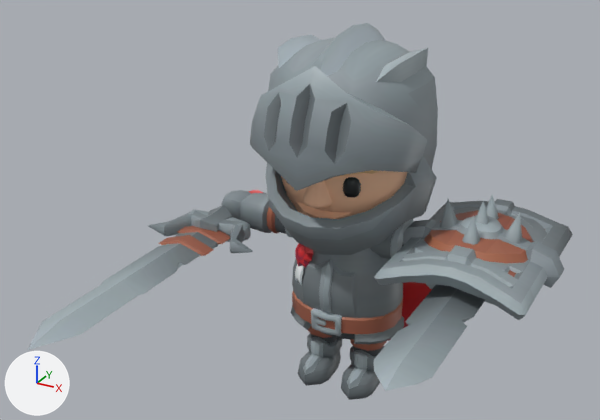
An edit to the glTF model assets/world3d/knight.glb, drawn before and after from the same camera.
Camera for both pictures: a 50 mm lens placed at (2.12, -4.53, 3.45), pointed at (-0.02, -0.63, 1.5). Lighting does not change. The marker at lower left points along +X, +Y and +Z. The first picture is the older version. Where no turn or scale is listed for an object, it has been applied to the vertices. Vertices at exactly the same position are counted once.

Before the edit, the objects in view are built like this:
```python
ob_1h_sword = bpy.data.objects.new('1H_Sword', me_cube_003)
ob_1h_sword.location = (-0.883, -0.555, 1.049)
ob_1h_sword.rotation_euler = (1.571, 0.0, 0.0)  # degrees (90, 0, 0)
ob_1h_sword.scale = (0.888, 0.888, 0.888)
ob_1h_sword_offhand = bpy.data.objects.new('1H_Sword_Offhand', me_cube_003)
ob_1h_sword_offhand.location = (0.883, -0.539, 1.049)
ob_1h_sword_offhand.rotation_euler = (-1.571, 0.0, 3.142)  # degrees (-90, 0, 180)
ob_1h_sword_offhand.scale = (0.888, 0.888, 0.888)
ob_2h_sword = bpy.data.objects.new('2H_Sword', me_cube_12993)
ob_2h_sword.location = (-0.883, -0.815, 1.049)
ob_badge_shield = bpy.data.objects.new('Badge_Shield', me_cylinder_280)
ob_badge_shield.location = (0.883, 0.012, 1.183)
ob_knight_head = bpy.data.objects.new('Knight_Head', me_prototypepete_head_001)
ob_knight_head.location = (0.0, 0.0, 0.0)
ob_knight_helmet = bpy.data.objects.new('Knight_Helmet', me_cube_124)
ob_knight_helmet.location = (0.0, -0.085, 1.789)
ob_knight_helmet.scale = (0.678, 0.678, 0.678)
ob_rectangle_shield = bpy.data.objects.new('Rectangle_Shield', me_cylinder_005)
ob_rectangle_shield.location = (0.883, -0.017, 1.211)
ob_round_shield = bpy.data.objects.new('Round_Shield', me_cylinder_010)
ob_round_shield.location = (0.883, -0.017, 1.226)
ob_spike_shield = bpy.data.objects.new('Spike_Shield', me_cylinder_022)
ob_spike_shield.location = (0.883, 0.02, 1.29)
# also in view: 'Knight_ArmLeft' at (0.51, 0.01, 1.12); 'Knight_Cape' at (0.0, 0.21, 0.67); 'Knight_Body' at (0.0, 0.01, 0.83); 'Knight_LegRight' at (-0.17, -0.08, 0.26); 'Knight_LegLeft' at (0.17, -0.08, 0.26)
```
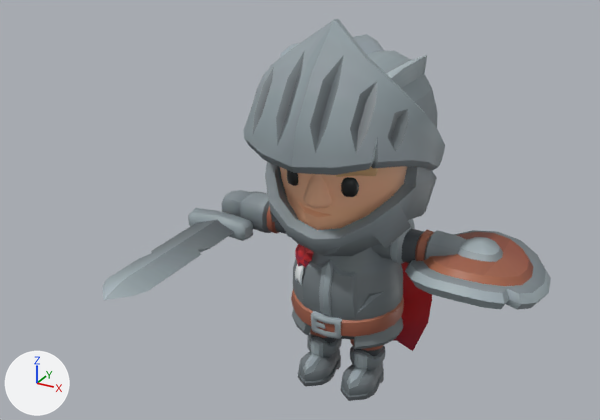
Where the newer file only moved an object's origin or applied its transform, the numbers keep the older frame.

Boxes (x1, y1, x2, y2) around the edits, measured in the pictures (600 x 420 px):
```json
{"object": "Knight_Helmet", "change": "reshaped, moved, rescaled", "before": [250, 23, 438, 255], "after": [265, 34, 438, 256], "on screen": "8% narrower"}
{"object": "Knight_HelmetVisor", "change": "added", "after": [243, 19, 445, 175]}
{"object": "Round_Shield", "change": "moved", "before": [415, 210, 543, 273], "after": [405, 230, 551, 310]}
{"object": "1H_Sword_Offhand", "change": "deleted", "before": [373, 284, 494, 391]}
{"object": "2H_Sword", "change": "deleted", "before": [28, 190, 267, 350]}
{"object": "Rectangle_Shield", "change": "deleted", "before": [374, 201, 573, 320]}
{"object": "Spike_Shield", "change": "deleted", "before": [394, 194, 564, 302]}
{"object": "1H_Sword", "change": "moved, turned", "before": [102, 209, 251, 295], "after": [102, 191, 267, 300]}
{"object": "Badge_Shield", "change": "deleted", "before": [402, 207, 544, 286], "on screen": "mostly hidden"}
{"object": "Knight_ArmLeft", "change": "unchanged, uncovered by the edit", "before": [370, 219, 414, 259], "after": [371, 219, 466, 264]}
```

Scene script edits in JSON lines:
```json
{"block": "me_cube_124", "where": "# used by ob_knight_helmet; location = (0.0, -0.085, 1.789); scale = (0.678, 0.678, 0.678)"}
{"op": "remove", "block": "me_cube_124", "code": "me_cube_124.from_pydata(...)  # 253 vertices, 480 faces; spans x -0.84..0.84, y -0.92..0.92, z -1.0..1.0"}
{"op": "add", "block": "me_cube_124", "code": "me_cube_124.from_pydata(...)  # 223 vertices, 418 faces; spans x -0.57..0.57, y -0.6..0.54, z 1.1..2.4"}
{"block": "me_cube_124", "change": "me_cube_124 part 1: 253 vertices removed from x -0.84..0.84, y -0.92..0.92, z -1.0..1.0; 223 vertices added at x -0.57..0.57, y -0.6..0.54, z 1.1..2.4"}
{"op": "add", "block": "me_knight_helmetvisor", "code": ["me_knight_helmetvisor = bpy.data.meshes.new('Knight_HelmetVisor')", "me_knight_helmetvisor.from_pydata(...)  # 216 vertices, 428 faces; spans x -0.609..0.609, y -0.766..0.085, z 1.652..2.543", "me_knight_helmetvisor.materials.append(mat_knight_texture)  # picture img_knight_texture"]}
{"op": "remove", "block": "ob_1h_sword_offhand", "code": ["ob_1h_sword_offhand = bpy.data.objects.new('1H_Sword_Offhand', me_cube_003)", "ob_1h_sword_offhand.location = (0.883, -0.539, 1.049)", "ob_1h_sword_offhand.rotation_euler = (-1.571, 0.0, 3.142)  # degrees (-90, 0, 180)", "ob_1h_sword_offhand.scale = (0.888, 0.888, 0.888)"]}
{"op": "remove", "block": "ob_badge_shield", "code": ["ob_badge_shield = bpy.data.objects.new('Badge_Shield', me_cylinder_280)", "ob_badge_shield.location = (0.883, 0.012, 1.183)"]}
{"op": "remove", "block": "ob_rectangle_shield", "code": ["ob_rectangle_shield = bpy.data.objects.new('Rectangle_Shield', me_cylinder_005)", "ob_rectangle_shield.location = (0.883, -0.017, 1.211)"]}
{"op": "set", "path": "ob_round_shield.location", "old": "(0.883, -0.017, 1.226)", "new": "(0.883, 0.0, 1.07)"}
{"op": "remove", "block": "ob_spike_shield", "code": ["ob_spike_shield = bpy.data.objects.new('Spike_Shield', me_cylinder_022)", "ob_spike_shield.location = (0.883, 0.02, 1.29)"]}
{"op": "set", "path": "ob_1h_sword.location", "old": "(-0.883, -0.555, 1.049)", "new": "(-0.883, -0.522, 1.049)"}
{"op": "set", "path": "ob_1h_sword.rotation_euler", "old": "(1.571, 0.0, 0.0)", "new": "(1.571, -3.142, 0.0)", "note": "degrees (90, 0, 0) -> degrees (90, -180, 0)"}
{"op": "remove", "block": "ob_2h_sword", "code": ["ob_2h_sword = bpy.data.objects.new('2H_Sword', me_cube_12993)", "ob_2h_sword.location = (-0.883, -0.815, 1.049)"]}
{"op": "set", "path": "ob_knight_helmet.scale", "old": "(0.678, 0.678, 0.678)", "new": "(1.0, 1.0, 1.0)"}
{"op": "set", "path": "ob_knight_helmet.location", "old": "(0.0, -0.085, 1.789)", "new": "(0.0, 0.0, 0.0)"}
{"op": "add", "block": "ob_knight_helmetvisor", "code": ["ob_knight_helmetvisor = bpy.data.objects.new('Knight_HelmetVisor', me_knight_helmetvisor)", "ob_knight_helmetvisor.location = (0.0, 0.0, 0.0)"]}
```
